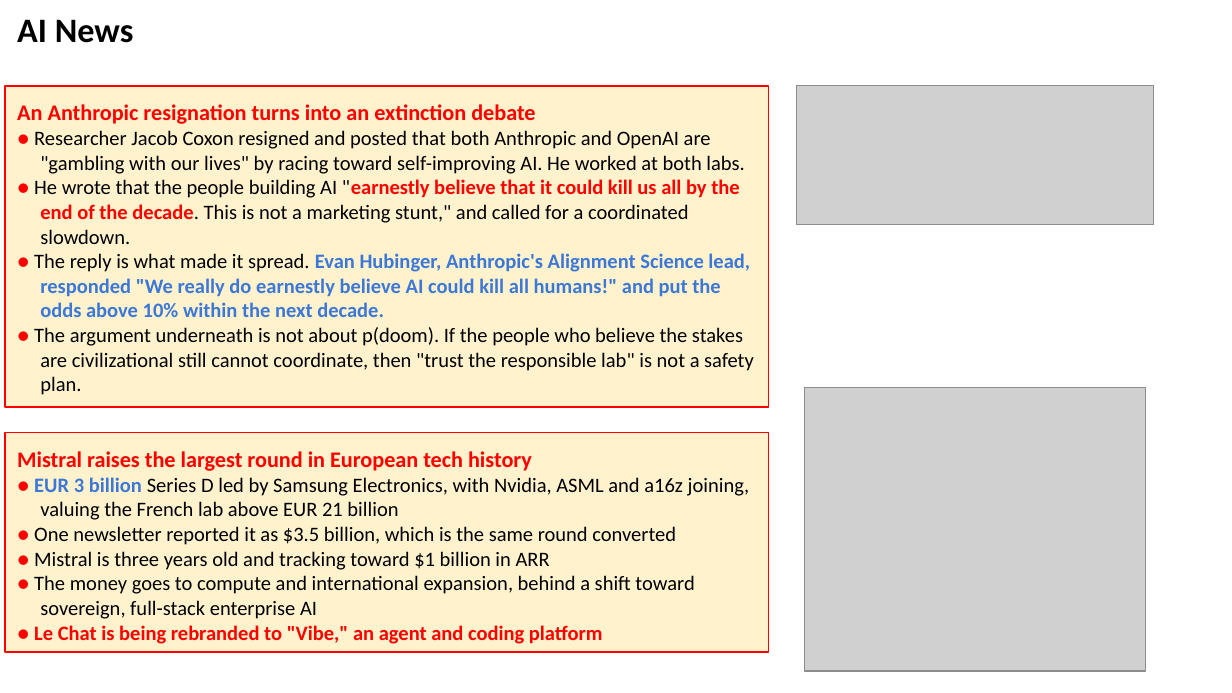
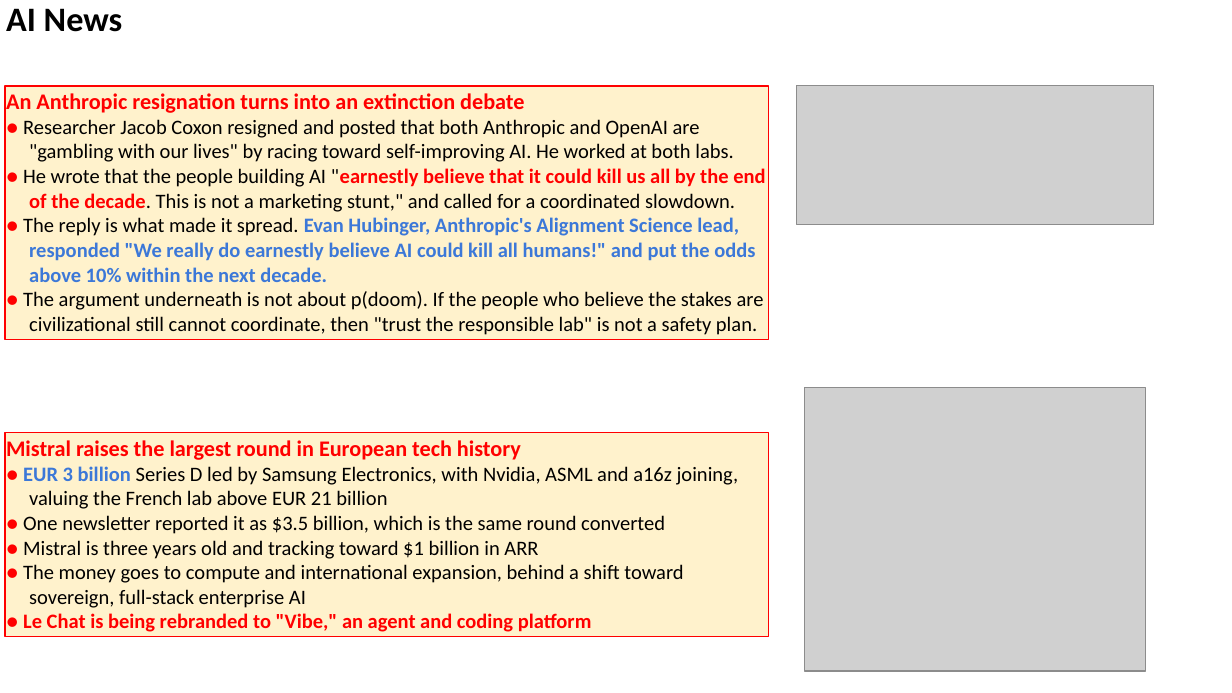
Before and after one commit to lselector/seminar, a slide deck: slide 10 of 2026/2026-09-18-AI-News.pptx (slide 9 before the commit). Drawn at 1232x693 pixels with LibreOffice and Linux fonts; fonts in the diff are those of the drawing; grey boxes stand for pictures. Boxes give left, top, right and bottom in pixels: in the first picture for what was removed or moved away, otherwise in the second. Text is boxed around its words. In the diff, an @@ line names an element or a change of style, - is before the commit and + after.

```diff
--- a/2026/2026-09-18-AI-News.pptx
+++ b/2026/2026-09-18-AI-News.pptx
@@ text "AI News": place and size @@
-text "AI News" at (17,19,134,43)
+text "AI News" at (6,8,123,32)
@@ rectangle "An Anthropic resignation turns into ...": place and size @@
-rectangle "An Anthropic resignation turns into ..." at (5,86,769,408)
+rectangle "An Anthropic resignation turns into ..." at (5,86,769,340)
@@ rectangle "Mistral raises the largest round ...": place and size @@
-rectangle "Mistral raises the largest round ..." at (5,432,769,652)
+rectangle "Mistral raises the largest round ..." at (5,432,769,636)
```
Also in this commit, not shown: 19 other slides changed, 4 slides added, 4 slides removed.
